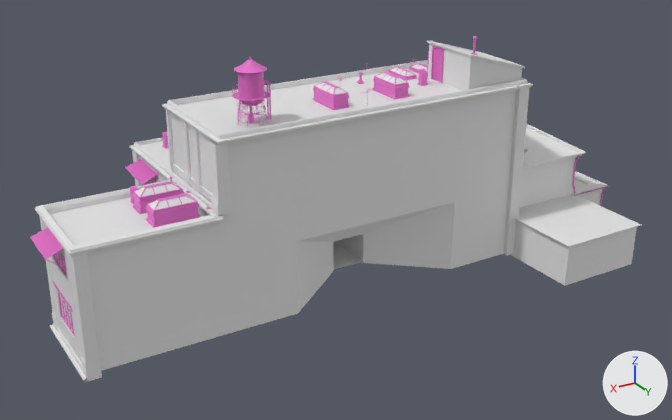
Two versions of the FBX model Assets/Art/Environment_Art/Buildings/SM_Factory_Passage.fbx, one commit apart.
Both versions are drawn from a 50 mm lens placed at (135.0, 264.0, 149.0), pointed at (-14.0, 16.0, 24.0). Every picture has the same lights, and +X, +Y and +Z are marked at lower right. The picture after the commit comes second. Where no turn or scale is listed for an object, it has been applied to the vertices. Vertices at exactly the same position are counted once.

The first picture shows 'SM_Factory_Passage'.
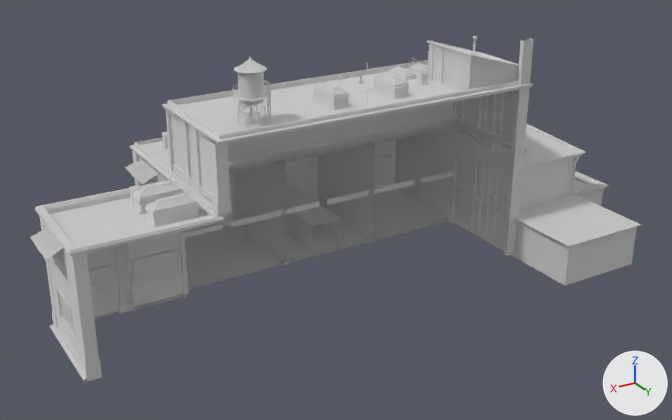
Where the newer file only moved an object's origin or applied its transform, the numbers keep the older frame.

Boxes (x1, y1, x2, y2) around the edits, measured in the pictures (672 x 420 px):
part 1 of me_cube, cut back
    before: (87, 88, 529, 371)
    after: (185, 38, 534, 287)
part 2 of me_cube, recoloured
    before: (572, 155, 609, 206)
    after: (286, 155, 609, 206)
part 3 of me_cube, recoloured
    after: (185, 125, 460, 289)
part 4 of me_cube, recoloured
    both: (133, 46, 444, 228)
part 5 of me_cube, recoloured
    both: (30, 36, 477, 337)
part 6 of me_cube, recoloured
    before: (47, 57, 414, 270)
    after: (47, 57, 435, 270)
part 7 of me_cube, recoloured
    before: (53, 176, 156, 333)
    after: (53, 123, 412, 333)
part 8 of me_cube, recoloured
    both: (130, 69, 427, 203)
part 9 of me_cube, recoloured
    after: (184, 170, 504, 244)
part 10 of me_cube, recoloured (pink to white)
    both: (432, 47, 442, 82)
part 11 of me_cube, recoloured
    both: (134, 82, 408, 224)
part 12 of me_cube, recoloured (pink to white)
    both: (238, 72, 264, 104)

Patch to the scene script:
```diff
--- a/Assets/Art/Environment_Art/Buildings/SM_Factory_Passage.fbx.py
+++ b/Assets/Art/Environment_Art/Buildings/SM_Factory_Passage.fbx.py
@@ mat_road_0_1 @@
+mat_road_0_1 = principled_material('Road_0_1')
+mat_road_0_1.base_color = (0.8, 0.8, 0.8)  # white #e7e7e7
+mat_road_0_1.metallic = 1.0
+mat_road_0_1.roughness = 1.0
@@ mat_brickwork1_0_13 @@
+mat_brickwork1_0_13 = principled_material('Brickwork1_0_13')
+mat_brickwork1_0_13.base_color = (0.8, 0.8, 0.8)  # white #e7e7e7
+mat_brickwork1_0_13.metallic = 1.0
+mat_brickwork1_0_13.roughness = 1.0
@@ mat_watertower_0_22 @@
+mat_watertower_0_22 = principled_material('WaterTower_0_22')
+mat_watertower_0_22.base_color = (0.8, 0.8, 0.8)  # white #e7e7e7
+mat_watertower_0_22.metallic = 1.0
+mat_watertower_0_22.roughness = 1.0
@@ mat_concrete_0_3 @@
+mat_concrete_0_3 = principled_material('Concrete_0_3')
+mat_concrete_0_3.base_color = (0.8, 0.8, 0.8)  # white #e7e7e7
+mat_concrete_0_3.metallic = 1.0
+mat_concrete_0_3.roughness = 1.0
@@ mat_aircon_0_7 @@
+mat_aircon_0_7 = principled_material('AirCon_0_7')
+mat_aircon_0_7.base_color = (0.8, 0.8, 0.8)  # white #e7e7e7
+mat_aircon_0_7.metallic = 1.0
+mat_aircon_0_7.roughness = 1.0
@@ mat_rustymetal_0_5 @@
+mat_rustymetal_0_5 = principled_material('RustyMetal_0_5')
+mat_rustymetal_0_5.base_color = (0.8, 0.8, 0.8)  # white #e7e7e7
+mat_rustymetal_0_5.metallic = 1.0
+mat_rustymetal_0_5.roughness = 1.0
@@ mat_props2_0_12 @@
+mat_props2_0_12 = principled_material('Props2_0_12')
+mat_props2_0_12.base_color = (0.8, 0.8, 0.8)  # white #e7e7e7
+mat_props2_0_12.metallic = 1.0
+mat_props2_0_12.roughness = 1.0
@@ mat_building4_0_6 @@
+mat_building4_0_6 = principled_material('Building4_0_6')
+mat_building4_0_6.base_color = (0.8, 0.8, 0.8)  # white #e7e7e7
+mat_building4_0_6.metallic = 1.0
+mat_building4_0_6.roughness = 1.0
@@ mat_building5_0_9 @@
+mat_building5_0_9 = principled_material('Building5_0_9')
+mat_building5_0_9.base_color = (0.8, 0.8, 0.8)  # white #e7e7e7
+mat_building5_0_9.metallic = 1.0
+mat_building5_0_9.roughness = 1.0
@@ mat_pipes1_0_4 @@
+mat_pipes1_0_4 = principled_material('Pipes1_0_4')
+mat_pipes1_0_4.base_color = (0.8, 0.8, 0.8)  # white #e7e7e7
+mat_pipes1_0_4.metallic = 1.0
+mat_pipes1_0_4.roughness = 1.0
@@ mat_concrete02_0_2 @@
+mat_concrete02_0_2 = principled_material('Concrete02_0_2')
+mat_concrete02_0_2.base_color = (0.8, 0.8, 0.8)  # white #e7e7e7
+mat_concrete02_0_2.metallic = 1.0
+mat_concrete02_0_2.roughness = 1.0
@@ me_cube @@
-me_cube.from_pydata(...)  # 22955 vertices, 17110 faces; spans x -127.0..85.0, y -42.0..64.0, z 0.0..84.0
-me_cube.materials.append(mat_windows)  # white #e7e7e7
-me_cube.materials.append(mat_concrete_001)  # white #e7e7e7
-me_cube.materials.append(mat_brick)  # white #e7e7e7
-me_cube.materials.append(mat_roofside)  # white #e7e7e7
-me_cube.materials.append(mat_wood_002)  # white #e7e7e7
+me_cube.from_pydata(...)  # 22930 vertices, 17090 faces; spans x -127.0..85.0, y -42.0..64.0, z 0.0..84.0
+# me_cube part 1
+# 25 vertices are removed from x -75.0..76.0, y 35.0, z 1.0..64.0
+# 20 faces are deleted
+# 11 vertices in x -78.0..-74.0, y 35.0..36.0, z 64.0 move by (0.0, 0.0, 15.0)
+# 6 vertices in x -25.0..-13.0, y 17.0, z 2.0..13.0 move by (0.0, -15.0, 0.0)
+# 2 vertices move from x -39.0..0.0, y 17.0, z 3.0 to x -39.0..0.0, y 3.0, z 3.0
+# me_cube part 2: 732 faces spanning x -127.0..-11.0, y -42.0..61.0, z 1.0..32.0 switch from mat_metal_009 (pink #e771cc) to mat_road_0_1 (white #e7e7e7)
+# me_cube part 3: 112 faces spanning x -77.0..36.0, y -36.0..35.0, z 1.0..65.0 switch from mat_metal_009 (pink #e771cc) to mat_concrete02_0_2 (white #e7e7e7)
+# me_cube part 4: 105 faces spanning x -71.0..54.0, y -23.0..30.0, z 39.0..76.0 switch from mat_metal_009 (pink #e771cc) to mat_concrete_0_3 (white #e7e7e7)
+# me_cube part 5: 7008 faces spanning x -107.0..85.0, y -41.0..32.0, z 0.0..82.0 switch from mat_metal_009 (pink #e771cc) to mat_pipes1_0_4 (white #e7e7e7)
+# me_cube part 6: 3904 faces spanning x -107.0..85.0, y -41.0..32.0, z 9.0..84.0 switch from mat_metal_009 (pink #e771cc) to mat_rustymetal_0_5 (white #e7e7e7)
+# me_cube part 7: 898 faces spanning x -74.0..80.0, y -36.0..28.0, z 8.0..58.0 switch from mat_metal_009 (pink #e771cc) to mat_building4_0_6 (white #e7e7e7)
+# me_cube part 8: 284 faces spanning x -71.0..53.0, y -36.0..19.0, z 28.0..69.0 switch from mat_metal_009 (pink #e771cc) to mat_aircon_0_7 (white #e7e7e7)
+# me_cube part 9: 39 faces spanning x -77.0..37.0, y -14.0..36.0, z 2.0..23.0 switch from mat_metal_009 (pink #e771cc) to mat_building5_0_9 (white #e7e7e7)
+# me_cube part 10: 29 faces spanning x -54.0..36.0, y -27.0..20.0, z 4.0..75.0 switch from mat_metal_009 (pink #e771cc) to mat_props2_0_12 (white #e7e7e7)
+# me_cube part 11: 56 faces spanning x -71.0..54.0, y -23.0..29.0, z 40.0..69.0 switch from mat_metal_009 (pink #e771cc) to mat_brickwork1_0_13 (white #e7e7e7)
+# me_cube part 12: 1288 faces spanning x 17.0..24.0, y 22.0..30.0, z 71.0..80.0 switch from mat_metal_009 (pink #e771cc) to mat_watertower_0_22 (white #e7e7e7)
+me_cube.materials.append(mat_props1_0_8)  # white #e7e7e7
+me_cube.materials.append(mat_lights_0_11)  # white #e7e7e7
+me_cube.materials.append(mat_building4_windows_0_14)  # white #e7e7e7
+me_cube.materials.append(mat_rooftopglass_0_17)  # white #e7e7e7
+me_cube.materials.append(mat_roofingiron_0_31)  # white #e7e7e7
```
